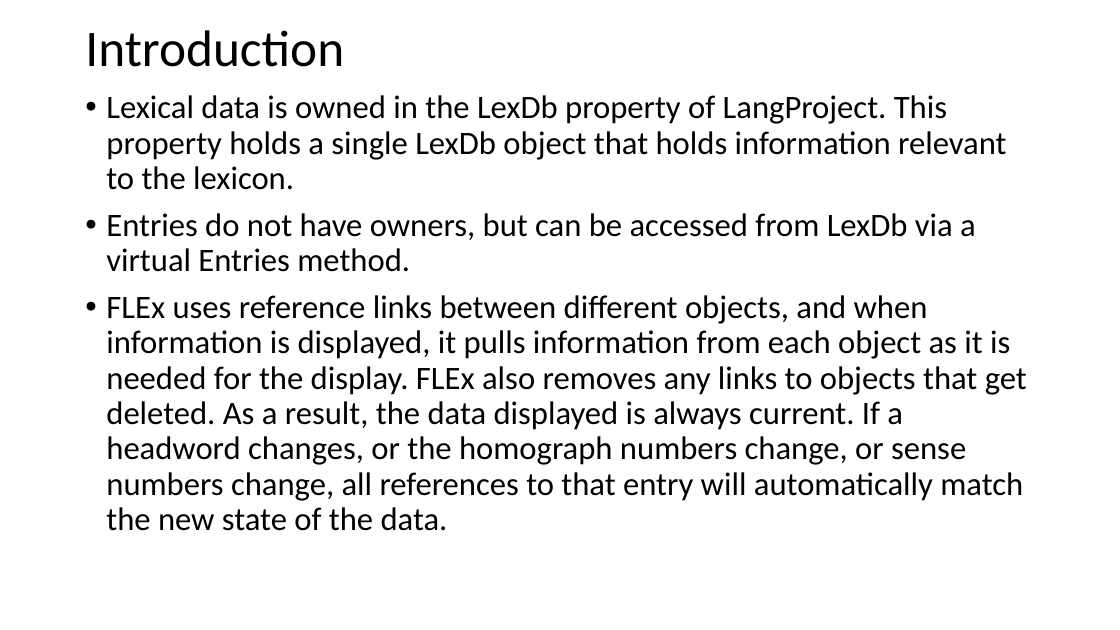
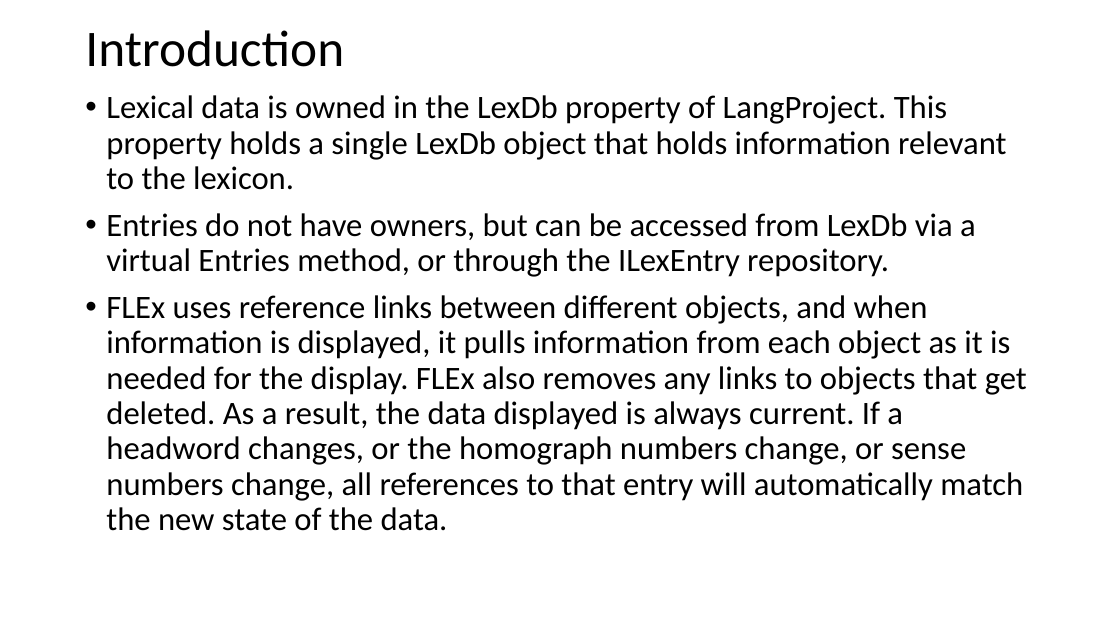
Before and after one commit to sillsdev/FwDocumentation, a slide deck: slide 2 of HelpResourcesSources/TechnicalNotes/FLEx 9.1 Conceptual Model - Lexicon model.pptx. Drawn at 1120x630 pixels with LibreOffice and Linux fonts; fonts in the diff are those of the drawing. Boxes give left, top, right and bottom in pixels: in the first picture for what was removed or moved away, otherwise in the second. Text is boxed around its words. In the diff, an @@ line names an element or a change of style, - is before the commit and + after.

```diff
--- a/HelpResourcesSources/TechnicalNotes/FLEx 9.1 Conceptual Model - Lexicon model.pptx
+++ b/HelpResourcesSources/TechnicalNotes/FLEx 9.1 Conceptual Model - Lexicon model.pptx
@@ text at [106,213,976,277]: text changed @@
-• Entries do not have owners, but can be accessed from LexDb via a virtual Entries method.
+• Entries do not have owners, but can be accessed from LexDb via a virtual Entries method, or through the ILexEntry repository.
```
Also in this commit, not shown: 5 other slides changed, 1 other file.
